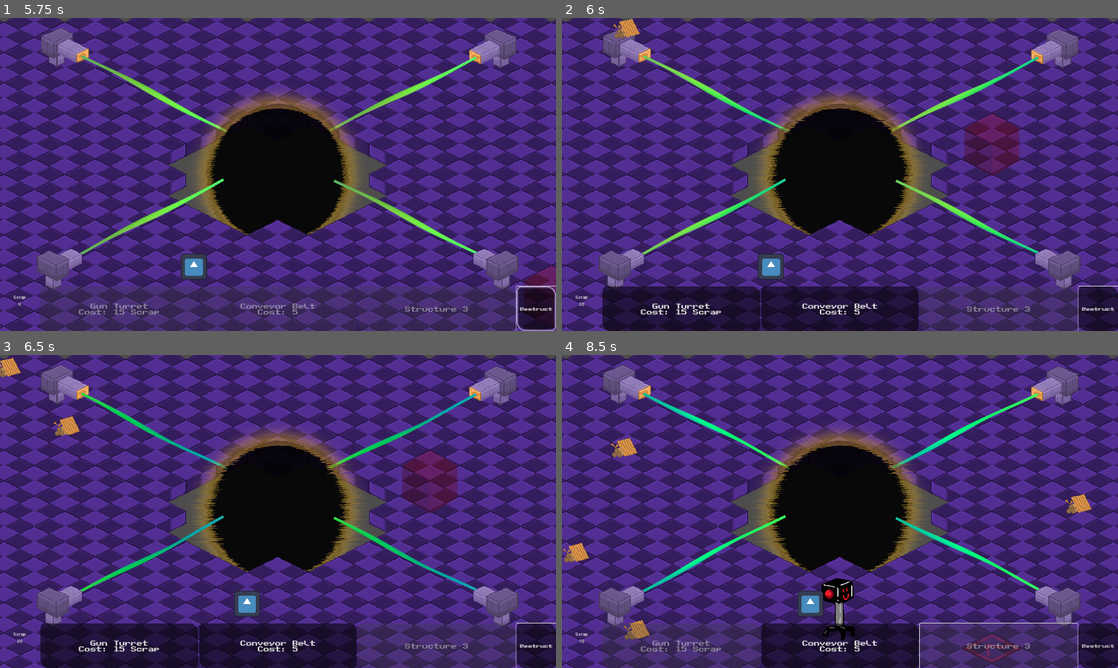
Above: before the commit, frames 1-4 (two rows, left to right).
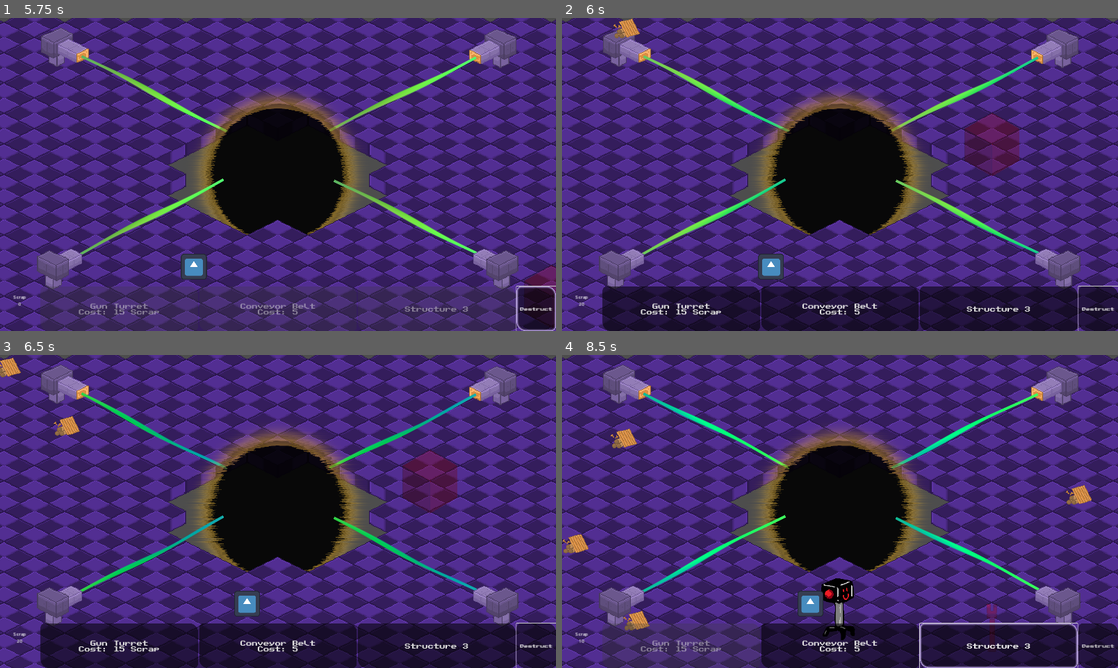
Above: after the commit, the same moments.

Repository: jkostello/Godot-Wild-Jam-69
Game: Godot game, scene res://UI/start_menu.tscn
Two runs of this game, one before a commit and one after it. Both use one fixed random seed, a clock stepped at 60 frames per second and the inputs below. The engine's default icon, where the game draws it, is replaced by a stand-in: a white triangle on a blue panel in a dark square. Sound files missing from this copy of the repository are replaced by a short silence.
Inputs (mouse positions are in pixels of both pictures, inside the frame that each line leads up to):
- Up to frame 1 (5.75 s): click "Start" at 0.5 s; click "Start" at 1.25 s; click "How To Play" at 2 s; click "Back" at 2.75 s; click "Options" at 3.5 s; click (278, 121) at 4.27 s; click "Destruct" at 5 s
- Up to frame 2 (6 s): tap Enter at 5.75 s; move the mouse to (962, 158) at 5.77 s; hold D (right) from 5.78 s (still down); hold 0 from 5.78 s (still down); click (962, 158) at 5.92 s
- Up to frame 3 (6.5 s): keep holding D (right); keep holding 0
- Up to frame 4 (8.5 s): release D (right) at 6.5 s; release 0 at 6.5 s; click "Gun Turret Cost: 15 Scrap" at 6.5 s; click "Conveyor Belt Cost: 5" at 7.25 s; click (1001, 646) at 8 s, where only the run after the commit has a clickable "Structure 3"

Frame 1 is identical in both runs. In frame 2, 4.0% of the frame differs, in the area x 64-93%, y 85-100%; in frame 3, 4.0%; in frame 4, 5.1%, in the area x 0-96%, y 23-100%.
Error in both runs: Cannot call method 'change_scene_to_file' on a null value. (res://UI/start_menu.gd:17)

Commit message:
Magnets pull scrap

Diff:
--- /dev/null
+++ b/magnet.gd
@@ -0,0 +1,40 @@
+extends Structure
+
+
+# Called when the node enters the scene tree for the first time.
+func _ready():
+	value = 3
+	pass # Replace with function body.
+
+
+# Called every frame. 'delta' is the elapsed time since the previous frame.
+func _process(delta):
+	pass
+
+var target_vec : Vector2
+
+func _physics_process(delta):
+
+	match facing_dir:
+		0:
+			$Sprite2D2.flip_h = true
+			$Sprite2D2.flip_v = true # Change this to vertical sprite
+			target_vec = Vector2(-1,-0.5)
+		1:
+			$Sprite2D2.flip_h = false
+			$Sprite2D2.flip_v = true # Change this to vertical sprite
+			target_vec = Vector2(1,-0.5)
+		2:
+			$Sprite2D2.flip_h = false
+			$Sprite2D2.flip_v = false # Change this to vertical sprite
+			target_vec = Vector2(1,0.5)
+		3:
+			$Sprite2D2.flip_h = true
+			$Sprite2D2.flip_v = false # Change this to vertical sprite
+			target_vec = Vector2(-1,0.5)
+
+func _on_area_2d_area_entered(area):
+	if area.get_parent() in get_tree().get_nodes_in_group("scrap"):
+		area.get_parent().destination_position = position
+		print(target_vec)
+		print(area.get_parent())
--- a/magnet.tscn
+++ b/magnet.tscn
@@ -1,8 +1,24 @@
-[gd_scene load_steps=8 format=3 uid="uid://uqyqil2wo7pp"]
+[gd_scene load_steps=9 format=3 uid="uid://uqyqil2wo7pp"]
 
 [ext_resource type="PackedScene" uid="uid://b1kv3djwawgx" path="res://structure.tscn" id="1_mbeww"]
 [ext_resource type="Texture2D" uid="uid://xlpbskb76g0h" path="res://MAGNET-Sheet.png" id="2_8qygx"]
+[ext_resource type="Script" path="res://magnet.gd" id="2_e8j82"]
 [ext_resource type="Texture2D" uid="uid://bkhif3fnm07yx" path="res://ARROW.png" id="3_xuea0"]
+
+[sub_resource type="Animation" id="Animation_yfhnr"]
+length = 0.001
+tracks/0/type = "value"
+tracks/0/imported = false
+tracks/0/enabled = true
+tracks/0/path = NodePath("Sprite2D:frame")
+tracks/0/interp = 1
+tracks/0/loop_wrap = true
+tracks/0/keys = {
+"times": PackedFloat32Array(0),
+"transitions": PackedFloat32Array(1),
+"update": 1,
+"values": [0]
+}
 
 [sub_resource type="Animation" id="Animation_s4a72"]
 resource_name = "magnet"
@@ -21,21 +37,6 @@
 "values": [0, 1, 2, 3, 4, 5, 6, 7, 8, 7, 6, 5, 4, 3, 2, 1, 0]
 }
 
-[sub_resource type="Animation" id="Animation_yfhnr"]
-length = 0.001
-tracks/0/type = "value"
-tracks/0/imported = false
-tracks/0/enabled = true
-tracks/0/path = NodePath("Sprite2D:frame")
-tracks/0/interp = 1
-tracks/0/loop_wrap = true
-tracks/0/keys = {
-"times": PackedFloat32Array(0),
-"transitions": PackedFloat32Array(1),
-"update": 1,
-"values": [0]
-}
-
 [sub_resource type="AnimationLibrary" id="AnimationLibrary_4tx8b"]
 _data = {
 "RESET": SubResource("Animation_yfhnr"),
@@ -46,6 +47,7 @@
 radius = 213.009
 
 [node name="Magnet" instance=ExtResource("1_mbeww")]
+script = ExtResource("2_e8j82")
 
 [node name="Sprite2D" parent="." index="0"]
 position = Vector2(0, -101)
@@ -63,9 +65,11 @@
 }
 
 [node name="Area2D" type="Area2D" parent="." index="3"]
+collision_layer = 66
+collision_mask = 130
 
 [node name="CollisionShape2D" type="CollisionShape2D" parent="Area2D" index="0"]
-position = Vector2(1, -196)
+position = Vector2(1, -15)
 scale = Vector2(1, 0.5)
 shape = SubResource("CircleShape2D_yis58")
 
--- a/resources/resource.gd
+++ b/resources/resource.gd
@@ -12,6 +12,7 @@
 
 
 func _ready():
+	add_to_group("scrap")
 	destination_position = Vector2(global_position.x + randi_range(-100, 100), randi_range(-650, 650))
 	$CharacterBody2D.global_position = destination_position
 	if $CharacterBody2D.move_and_slide():
@@ -20,11 +21,12 @@
 func _physics_process(delta):
 	if moving:
 		global_position = global_position.move_toward(destination_position, 10)
-		$Area2D/CollisionShape2D.disabled = true
 	else:
 		$Area2D/CollisionShape2D.disabled = false
-	if global_position == destination_position:
+	if global_position.distance_to(destination_position) < 50:
 		moving = false
+	else:
+		moving=true
 
 
 
--- a/structure.gd
+++ b/structure.gd
@@ -3,34 +3,3 @@
 
 var facing_dir := 0 # 0-4 (upleft,upright,downright,downleft)
 var value
-
-var target_vec := Vector2.ZERO
-
-func _physics_process(delta):
-
-	match facing_dir:
-		0:
-			$Sprite2D2.flip_h = true
-			$Sprite2D2.flip_v = true # Change this to vertical sprite
-			target_vec = Vector2(-1,-0.5)
-		1:
-			$Sprite2D2.flip_h = false
-			$Sprite2D2.flip_v = true # Change this to vertical sprite
-			target_vec = Vector2(1,-0.5)
-		2:
-			$Sprite2D2.flip_h = false
-			$Sprite2D2.flip_v = false # Change this to vertical sprite
-			target_vec = Vector2(1,0.5)
-		3:
-			$Sprite2D2.flip_h = true
-			$Sprite2D2.flip_v = false # Change this to vertical sprite
-			target_vec = Vector2(-1,0.5)
-
-
-
-
-
-
-func _on_area_2d_area_entered(area):
-	area.get_parent().destination_position = target_vec
-	print(area.get_parent())
--- a/structure_handler.gd
+++ b/structure_handler.gd
@@ -68,6 +68,8 @@
 					highlight_block.get_child(0).visible = true
 				2:
 					highlight_block.get_child(1).visible = true
+				3:
+					highlight_block.get_child(2).visible = true
 		else:
 			highlight_block.modulate = Color(1,0,0,0.3) #if no checks are valid, color red
 			highlight_block.self_modulate = Color(1,1,1,1)
@@ -80,6 +82,9 @@
 			if player.resource < turretCost:
 				highlight_block.modulate = Color(1,0,0,0.3)
 		2:
+			if player.resource < conveyorCost:
+				highlight_block.modulate = Color(1,0,0,0.3)
+		3:
 			if player.resource < conveyorCost:
 				highlight_block.modulate = Color(1,0,0,0.3)
 
@@ -120,6 +125,7 @@
 			highlight_block.get_child(1).visible = true
 		3:
 			structure_selected = 3
+			highlight_block.get_child(2).visible = true
 		4:
 			highlight_block.self_modulate = Color(1,1,1,1)
 			structure_selected = 4
@@ -136,6 +142,10 @@
 		%structureBut2.disabled = true
 	else:
 		%structureBut2.disabled = false
+	if player.resource < magnetCost:
+		%structureBut3.disabled = true
+	else:
+		%structureBut3.disabled = false
 
 
 # Creates structures
@@ -168,6 +178,8 @@
 				newScrap = floor(turretCost) / 3
 			2:
 				newScrap = floor(conveyorCost) / 2
+			3:
+				newScrap = floor(magnetCost) / 2
 		endBuild()
 
 	updateScrapUI(newScrap)
--- a/structure_handler.tscn
+++ b/structure_handler.tscn
@@ -6,6 +6,7 @@
 [ext_resource type="Texture2D" uid="uid://dr1vjo8ouk3jk" path="res://CONVEYER.png" id="5_1xwl3"]
 [ext_resource type="Texture2D" uid="uid://cvnbxf5ey3028" path="res://turret dev.png" id="5_k7ex3"]
 [ext_resource type="AudioStream" uid="uid://d0xsgl77b48ty" path="res://build.wav" id="6_6ihdj"]
+[ext_resource type="Texture2D" uid="uid://xlpbskb76g0h" path="res://MAGNET-Sheet.png" id="6_wdepu"]
 
 [sub_resource type="InputEventKey" id="InputEventKey_d7qj1"]
 device = -1
@@ -131,6 +132,12 @@
 visible = false
 texture = ExtResource("5_1xwl3")
 
+[node name="magnetSprite" type="Sprite2D" parent="highlightBlock"]
+visible = false
+position = Vector2(0, -100)
+texture = ExtResource("6_wdepu")
+hframes = 9
+
 [node name="AudioStreamPlayer" type="AudioStreamPlayer" parent="."]
 stream = ExtResource("6_6ihdj")
 volume_db = -6.0
Not shown: 1 places in structure_handler.tscn that only renumber resources
